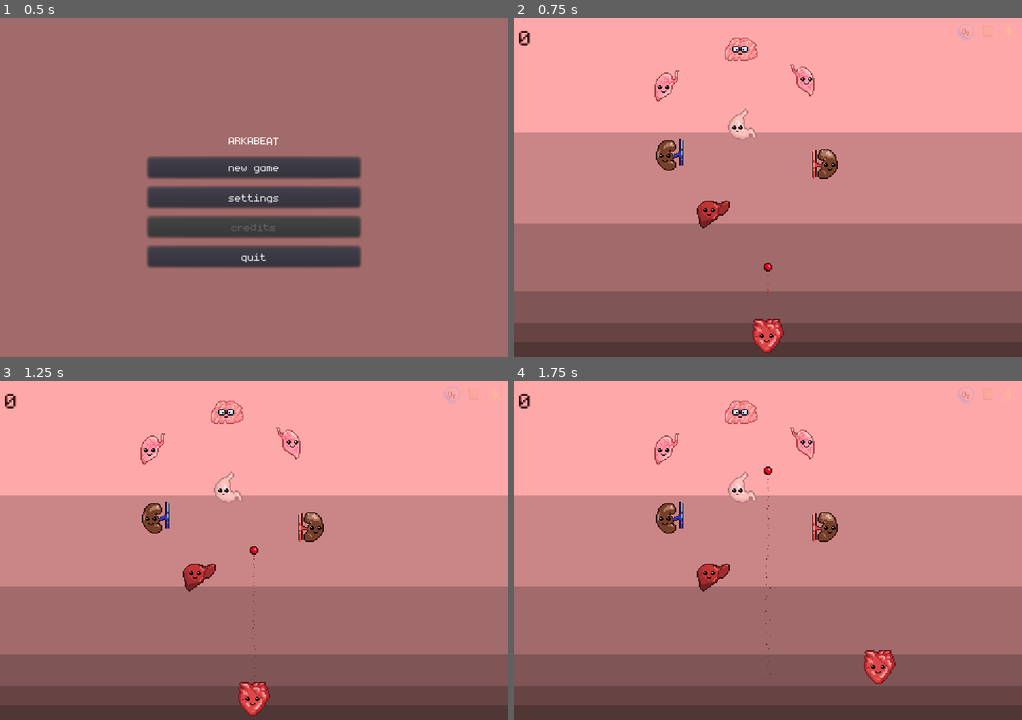
Above: before the commit, frames 1-4 (two rows, left to right).
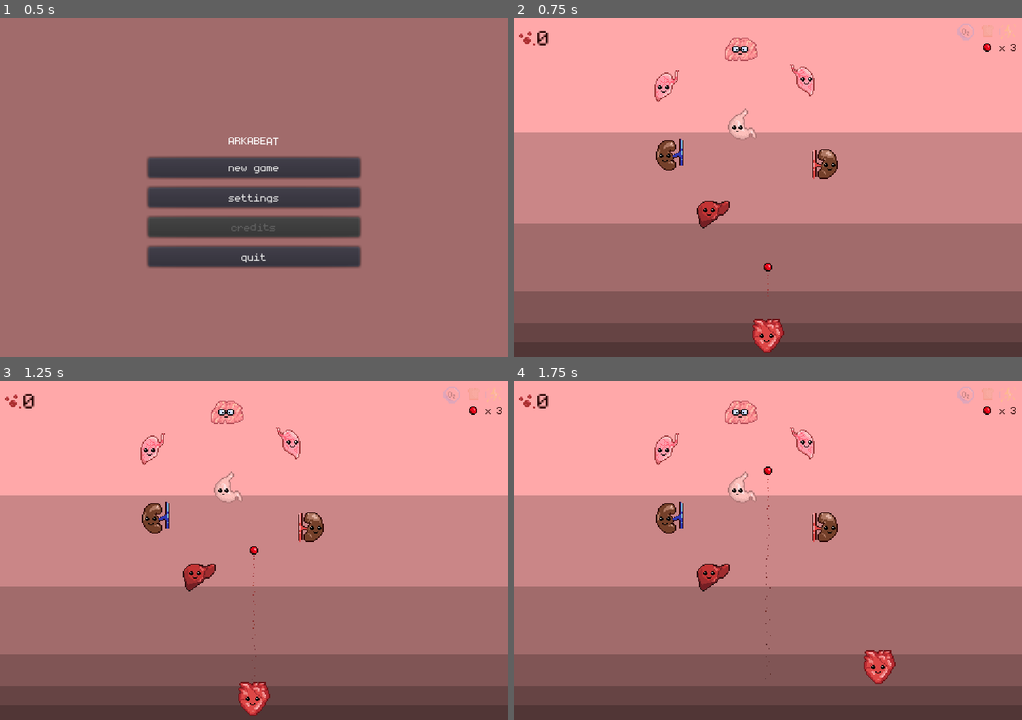
Above: after the commit, the same moments.

Repository: dmitriy-shmilo/arkabeat
Game: Godot game, scene res://screens/title/title.tscn
The game is run twice, just before and just after one commit, with the same random seed, the same clock (stepped at 60 frames per second) and the same inputs. Sound files missing from this copy of the repository are replaced by a short silence.
Inputs (mouse positions are in pixels of both pictures, inside the frame that each line leads up to):
- Up to frame 1 (0.5 s): no input
- Up to frame 2 (0.75 s): click "new game" at 0.5 s
- Up to frame 3 (1.25 s): no input
- Up to frame 4 (1.75 s): tap Enter at 1.25 s; move the mouse to (879, 533) at 1.27 s

Frame 1 is identical in both runs. In frame 2, 0.2% of the frame differs, in the area x 0-99%, y 3-10%; in frame 3, 0.2%; in frame 4, 0.2%.
Error in both runs: Trying to assign value of type 'AnimatedSprite' to a variable of type 'Sprite'. (res://bat/bat.gd:6)

Commit message:
Add points icon, lives indicator, quit main game once lives run out

Diff:
--- a/persisted_settings.gd
+++ b/persisted_settings.gd
@@ -2,6 +2,8 @@
 
 const MAX_VOLUME = 100.0
 
+var best_score = 0
+var last_score = 0
 var sfx_volume: float = MAX_VOLUME setget set_sfx_volume
 
 var _sfx_bus
@@ -11,11 +13,13 @@
 	_sfx_bus = AudioServer.get_bus_index("Sfx")
 	_music_bus = AudioServer.get_bus_index("Music")
 
+
 func set_sfx_volume(value: float):
 	value = clamp(value, 0, MAX_VOLUME)
 	sfx_volume = value
 	_set_volume(_sfx_bus, value)
 
+
 func _set_volume(bus_idx: int, value: float):
 	AudioServer.set_bus_mute(bus_idx, sfx_volume == 0)
 	AudioServer.set_bus_volume_db(bus_idx, lerp(-40.0, 0, value / 100.0))
--- a/screens/main/GUI.gd
+++ b/screens/main/GUI.gd
@@ -3,6 +3,7 @@
 const Organ = preload("res://organ/organ.gd")
 
 onready var _score_label: Label = $Score
+onready var _lives_label: Label = $LivesContainer/LivesCount
 onready var _oxygen_indicator: TextureRect = $HBoxContainer/Oxygen
 onready var _energy_indicator: TextureRect = $HBoxContainer/Energy
 onready var _nutrition_indicator: TextureRect = $HBoxContainer/Nutrition
@@ -27,3 +28,7 @@
 			return _energy_indicator
 		Organ.RESOURCE_TYPE.NUTRITION:
 			return _nutrition_indicator
+
+
+func _on_Main_lives_changed(new_lives):
+	_lives_label.text = str(new_lives)
--- a/screens/main/main.gd
+++ b/screens/main/main.gd
@@ -8,6 +8,7 @@
 const LooseStream = preload("res://screens/main/loose.wav")
 
 signal score_changed(new_score)
+signal lives_changed(new_lives)
 signal resource_lost(resource)
 signal resource_gained(resource)
 
@@ -21,6 +22,8 @@
 onready var _settings = $CanvasLayer/GUI/Settings
 
 var _score: int = 0
+var _lives: int = 3
+
 var _resources: Dictionary = {
 	Organ.RESOURCE_TYPE.OXYGEN : 0,
 	Organ.RESOURCE_TYPE.NUTRITION : 0,
@@ -30,6 +33,7 @@
 
 func _ready():
 	Input.set_mouse_mode(Input.MOUSE_MODE_HIDDEN)
+	emit_signal("lives_changed", _lives)
 
 
 func _input(event):
@@ -52,8 +56,21 @@
 func _on_Projectile_collided(other):
 	_projectile.speed_up(SPEEDUP_AMOUNT)
 	if other == _floor:
+		_lives -= 1
+		emit_signal("lives_changed", _lives)
 		_audio.stream = LooseStream
 		_audio.play()
+
+		if _lives <= 0:
+			_projectile.queue_free()
+			yield(_audio, "finished")
+			PersistedSettings.last_score = _score
+			if _score > PersistedSettings.best_score:
+				PersistedSettings.best_score = _score
+
+			Input.set_mouse_mode(Input.MOUSE_MODE_VISIBLE)
+			get_tree().change_scene("res://screens/title/title.tscn")
+
 	elif other.get_parent() is Organ:
 		var organ = (other.get_parent() as Organ)
 		organ.get_hit()
--- a/screens/main/main.tscn
+++ b/screens/main/main.tscn
@@ -9,6 +9,7 @@
 [ext_resource path="res://screens/main/gui.gd" type="Script" id=7]
 [ext_resource path="res://organ/icons.png" type="Texture" id=8]
 [ext_resource path="res://screens/settings/settings.tscn" type="PackedScene" id=9]
+[ext_resource path="res://organ/organs.png" type="Texture" id=10]
 
 [sub_resource type="RectangleShape2D" id=1]
 extents = Vector2( 5, 170 )
@@ -16,6 +17,10 @@
 [sub_resource type="RectangleShape2D" id=2]
 extents = Vector2( 250, 5 )
 
+[sub_resource type="AtlasTexture" id=6]
+atlas = ExtResource( 8 )
+region = Rect2( 80, 0, 16, 16 )
+
 [sub_resource type="AtlasTexture" id=3]
 atlas = ExtResource( 8 )
 region = Rect2( 0, 0, 16, 16 )
@@ -27,6 +32,10 @@
 [sub_resource type="AtlasTexture" id=5]
 atlas = ExtResource( 8 )
 region = Rect2( 16, 0, 16, 16 )
+
+[sub_resource type="AtlasTexture" id=7]
+atlas = ExtResource( 10 )
+region = Rect2( 488, 8, 16, 15 )
 
 [node name="Main" type="Node2D"]
 script = ExtResource( 1 )
@@ -119,12 +128,20 @@
 "_edit_use_anchors_": false
 }
 
+[node name="ScoreIcon" type="TextureRect" parent="CanvasLayer/GUI"]
+margin_left = 5.0
+margin_top = 12.0
+margin_right = 21.0
+margin_bottom = 28.0
+rect_min_size = Vector2( 16, 16 )
+texture = SubResource( 6 )
+
 [node name="Score" type="Label" parent="CanvasLayer/GUI"]
 anchor_top = -0.00648174
 anchor_bottom = -0.00648174
-margin_left = 5.0
+margin_left = 22.0
 margin_top = 7.07416
-margin_right = 90.0
+margin_right = 107.0
 margin_bottom = 21.0742
 rect_scale = Vector2( 2, 2 )
 custom_colors/font_color = Color( 0.14902, 0.0117647, 0.00392157, 1 )
@@ -188,6 +205,50 @@
 
 [node name="BackButton" parent="CanvasLayer/GUI/Settings/VBoxContainer" index="3"]
 text = "resume"
+
+[node name="LivesContainer" type="HBoxContainer" parent="CanvasLayer/GUI"]
+anchor_left = 1.0
+anchor_right = 1.0
+margin_left = -42.0
+margin_top = 20.0
+margin_right = -5.0
+margin_bottom = 36.0
+alignment = 2
+__meta__ = {
+"_edit_use_anchors_": false
+}
+
+[node name="LivesIcon" type="TextureRect" parent="CanvasLayer/GUI/LivesContainer"]
+margin_right = 16.0
+margin_bottom = 16.0
+rect_min_size = Vector2( 16, 16 )
+texture = SubResource( 7 )
+__meta__ = {
+"_edit_use_anchors_": false
+}
+
+[node name="X" type="Label" parent="CanvasLayer/GUI/LivesContainer"]
+margin_left = 20.0
+margin_top = 1.0
+margin_right = 26.0
+margin_bottom = 14.0
+custom_colors/font_color = Color( 0.14902, 0.0117647, 0.00392157, 1 )
+text = "x"
+__meta__ = {
+"_edit_use_anchors_": false
+}
+
+[node name="LivesCount" type="Label" parent="CanvasLayer/GUI/LivesContainer"]
+margin_left = 30.0
+margin_top = 1.0
+margin_right = 36.0
+margin_bottom = 14.0
+custom_colors/font_color = Color( 0.14902, 0.0117647, 0.00392157, 1 )
+text = "0"
+__meta__ = {
+"_edit_use_anchors_": false
+}
+[connection signal="lives_changed" from="." to="CanvasLayer/GUI" method="_on_Main_lives_changed"]
 [connection signal="resource_gained" from="." to="CanvasLayer/GUI" method="_on_Main_resource_gained"]
 [connection signal="resource_lost" from="." to="CanvasLayer/GUI" method="_on_Main_resource_lost"]
 [connection signal="score_changed" from="." to="CanvasLayer/GUI" method="_on_Main_score_changed"]
Binary file changed: art/icons.aseprite
Not shown: 3 places in bat/projectile.tscn that only renumber resources
Binary file changed: organ/icons.png
Not shown: 1 places in screens/main/main.tscn that only renumber resources
